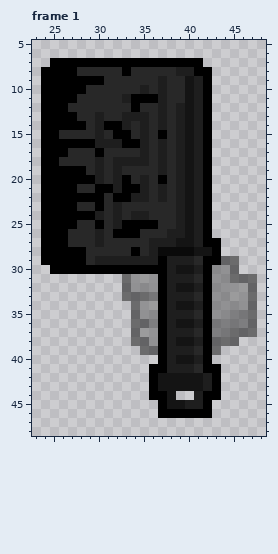
Edited in one commit: pixel-art file (unity/assets/weapons/def_cleaver/def_cleaver.aseprite). The picture above is the old version.
64x64 pixels, 1 frame. Shown: frame 1: x 23..48, y 5..48. The commit also changed other frames, which this record leaves out.
The same view after the edit:
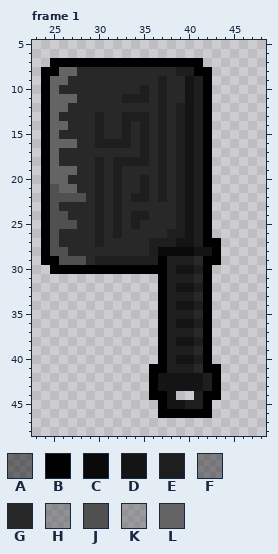
Palette (. is transparent): A #0000007a  B #000000  C #0a0a0a  D #141414  E #1e1e1e  F #2828287a  G #282828  H #5050507a  J #505050  K #6464647a  L #646464
Changes in this commit:
{"change": "layer \"handClose\" now hidden"}
{"where": "frame 1"}
{"frame":1,"y":8,"x":26,"old":"BB","new":"LL"}
{"frame":1,"y":8,"x":33,"old":"B","new":"G"}
{"frame":1,"y":9,"x":25,"old":"BBBBBB","new":"LLGGGG"}
{"frame":1,"y":10,"x":25,"old":"BBBB","new":"LGGG"}
{"frame":1,"y":11,"x":25,"old":"BBB","new":"LLL"}
{"frame":1,"y":11,"x":34,"old":"BBB","new":"EEG"}
{"frame":1,"y":12,"x":25,"old":"BB","new":"LL"}
{"frame":1,"y":12,"x":34,"old":"B","new":"G"}
{"frame":1,"y":13,"x":25,"old":"BBB","new":"LGG"}
{"frame":1,"y":14,"x":25,"old":"BBBB","new":"LLGG"}
{"frame":1,"y":14,"x":31,"old":"BB","new":"GG"}
{"frame":1,"y":15,"x":25,"old":"B","new":"L"}
{"frame":1,"y":15,"x":32,"old":"BB","new":"GE"}
{"frame":1,"y":15,"x":37,"old":"B","new":"E"}
{"frame":1,"y":16,"x":25,"old":"BBBBB","new":"LLLGG"}
{"frame":1,"y":16,"x":33,"old":"BB","new":"EG"}
{"frame":1,"y":17,"x":25,"old":"BB","new":"LG"}
{"frame":1,"y":17,"x":30,"old":"B","new":"G"}
{"frame":1,"y":18,"x":25,"old":"B","new":"L"}
{"frame":1,"y":19,"x":25,"old":"BBBB","new":"LLLG"}
{"frame":1,"y":20,"x":25,"old":"BBBBB","new":"LLGGG"}
{"frame":1,"y":20,"x":33,"old":"B","new":"G"}
{"frame":1,"y":20,"x":37,"old":"B","new":"E"}
{"frame":1,"y":21,"x":25,"old":"BBB","new":"JLL"}
{"frame":1,"y":21,"x":30,"old":"BB","new":"EG"}
{"frame":1,"y":21,"x":33,"old":"BB","new":"GG"}
{"frame":1,"y":22,"x":25,"old":"BBBBBB","new":"JJJJGE"}
{"frame":1,"y":22,"x":32,"old":"BB","new":"EG"}
{"frame":1,"y":23,"x":25,"old":"BBB","new":"JGG"}
{"frame":1,"y":23,"x":30,"old":"B","new":"E"}
{"frame":1,"y":24,"x":25,"old":"BBBBB","new":"JJGGG"}
{"frame":1,"y":25,"x":25,"old":"BBB","new":"JJJ"}
{"frame":1,"y":25,"x":30,"old":"B","new":"E"}
{"frame":1,"y":25,"x":33,"old":"BBBB","new":"GEGG"}
{"frame":1,"y":26,"x":25,"old":"BB","new":"JG"}
{"frame":1,"y":26,"x":32,"old":"BBB","new":"EGG"}
{"frame":1,"y":27,"x":25,"old":"BB","new":"JG"}
{"frame":1,"y":28,"x":25,"old":"BBBB","new":"JJGG"}
{"frame":1,"y":28,"x":34,"old":"B","new":"G"}
{"frame":1,"y":29,"x":26,"old":"BBB","new":"JJJ"}
{"frame":1,"y":29,"x":44,"old":"AA","new":".."}
{"frame":1,"y":30,"x":43,"old":"HHA","new":"..."}
{"frame":1,"y":31,"x":33,"old":"AKKK","new":"...."}
{"frame":1,"y":31,"x":43,"old":"HHAAA","new":"....."}
{"frame":1,"y":32,"x":33,"old":"AHHH","new":"...."}
{"frame":1,"y":32,"x":43,"old":"HHKKA","new":"....."}
{"frame":1,"y":33,"x":33,"old":"AAAF","new":"...."}
{"frame":1,"y":33,"x":43,"old":"HHKKA","new":"....."}
{"frame":1,"y":34,"x":34,"old":"AKK","new":"..."}
{"frame":1,"y":34,"x":43,"old":"HHHHA","new":"....."}
{"frame":1,"y":35,"x":34,"old":"AHH","new":"..."}
{"frame":1,"y":35,"x":43,"old":"HHFFA","new":"....."}
{"frame":1,"y":36,"x":34,"old":"AAF","new":"..."}
{"frame":1,"y":36,"x":43,"old":"FFFFA","new":"....."}
{"frame":1,"y":37,"x":34,"old":"AKK","new":"..."}
{"frame":1,"y":37,"x":43,"old":"FFAAA","new":"....."}
{"frame":1,"y":38,"x":34,"old":"AAH","new":"..."}
{"frame":1,"y":38,"x":43,"old":"AAA","new":"..."}
{"frame":1,"y":39,"x":35,"old":"AA","new":".."}
{"frame":1,"y":39,"x":43,"old":"A","new":"."}
{"label":"changed","picture_box":[50,67,167,355]}
{"label":"erased","picture_box":[212,256,257,355]}
